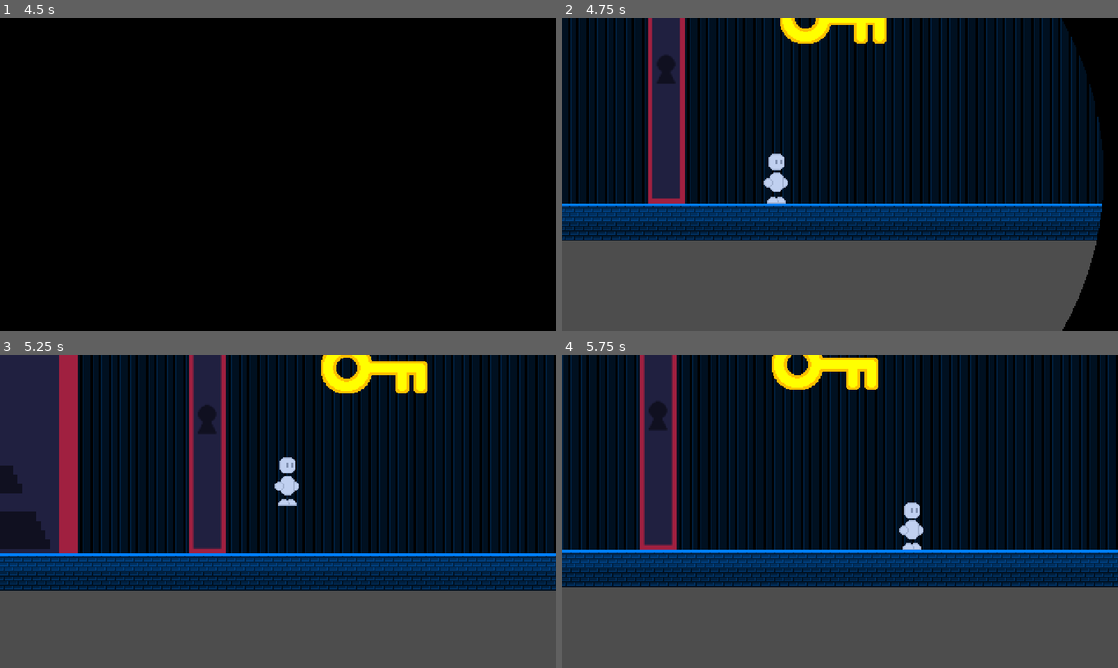
Above: before the commit, frames 1-4 (two rows, left to right).
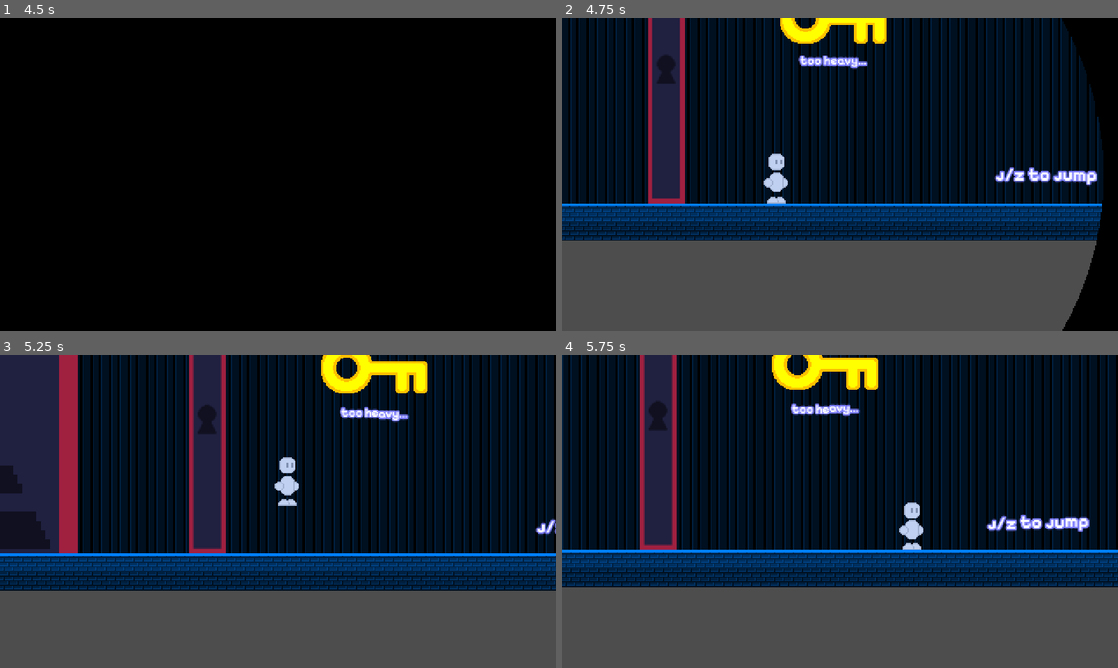
Above: after the commit, the same moments.

Repository: beatrixwashere/fourfold_gmtk2024
Game: Godot game, scene res://scenes/menu.tscn
Two runs of this game, one before a commit and one after it. Both use one fixed random seed, a clock stepped at 60 frames per second and the inputs below.
Inputs:
- Up to frame 1 (4.5 s): tap Enter at 0.5 s; hold D 0.53-2.03 s; tap Space at 0.6, 0.77, 1.07, 1.52, 1.55, 1.82, 2.3, 3.02, 3.05, 3.32, 3.77, 3.8, 4.07, 4.35 s; tap J at 1.35 s; hold A 2.03-2.78 s; tap Z at 2.1 s; hold D 2.78-4.28 s; tap K at 2.85 s; tap X at 3.6 s; hold A from 4.28 s (still down)
- Up to frame 2 (4.75 s): keep holding A; tap Space at 4.52 s
- Up to frame 3 (5.25 s): tap Space at 4.82 s; release A at 5.03 s; hold D from 5.03 s (still down); tap J at 5.1 s
- Up to frame 4 (5.75 s): keep holding D; tap Space at 5.3 s

Frame 1 is identical in both runs. In frame 2, 1.0% of the frame differs, in the area x 42-97%, y 12-54%; in frame 3, 0.5%; in frame 4, 1.0%, in the area x 41-95%, y 15-57%.

Commit message:
add labels to tutorial

Diff:
--- a/scenes/rooms/tutorial.tscn
+++ b/scenes/rooms/tutorial.tscn
@@ -1,8 +1,9 @@
-[gd_scene load_steps=9 format=4 uid="uid://cb2yvshes21lv"]
+[gd_scene load_steps=10 format=4 uid="uid://cb2yvshes21lv"]
 
 [ext_resource type="TileSet" uid="uid://brial8myoctm2" path="res://images/tileset.tres" id="1_vopid"]
 [ext_resource type="PackedScene" uid="uid://broito75fru0g" path="res://scenes/special/crackedblock.tscn" id="2_8elqb"]
 [ext_resource type="PackedScene" uid="uid://p0dqpquap4b6" path="res://scenes/player.tscn" id="2_feooo"]
+[ext_resource type="FontFile" uid="uid://dvj208w51fakp" path="res://images/fonts/pixelfysans_bold.ttf" id="2_p30up"]
 [ext_resource type="PackedScene" uid="uid://fvxapc2fmwyp" path="res://scenes/special/growthpotion.tscn" id="3_oip7j"]
 [ext_resource type="Script" path="res://scripts/game/game_camera.gd" id="4_0phxv"]
 [ext_resource type="PackedScene" uid="uid://d00eew1ufm7yu" path="res://scenes/special/key.tscn" id="8_r7jdk"]
@@ -30,6 +31,61 @@
 tile_map_data = PackedByteArray("AADc/wIAAAABAAAAAADd/wIAAAABAAAAAADe/wIAAAABAAAAAADf/wIAAAABAAAAAADg/wIAAAABAAAAAADh/w …(5200 unchanged characters)…
 tile_set = ExtResource("1_vopid")
 rendering_quadrant_size = 32
+
+[node name="labels" type="Control" parent="."]
+texture_filter = 1
+layout_mode = 3
+anchors_preset = 0
+
+[node name="key" type="RichTextLabel" parent="labels"]
+layout_mode = 0
+offset_left = -112.0
+offset_top = -96.0
+offset_right = -16.0
+offset_bottom = -64.0
+theme_override_colors/font_outline_color = Color(0.501961, 0.501961, 1, 1)
+theme_override_constants/outline_size = 5
+theme_override_fonts/normal_font = ExtResource("2_p30up")
+theme_override_font_sizes/normal_font_size = 10
+bbcode_enabled = true
+text = "[wave amp=15.0 freq=5.0 connected=1][center]too heavy...[/center][/wave]"
+
+[node name="jump" type="RichTextLabel" parent="labels"]
+layout_mode = 0
+offset_left = 56.0
+offset_right = 184.0
+offset_bottom = 24.0
+theme_override_colors/font_outline_color = Color(0.501961, 0.501961, 1, 1)
+theme_override_constants/outline_size = 5
+theme_override_fonts/normal_font = ExtResource("2_p30up")
+theme_override_font_sizes/normal_font_size = 15
+bbcode_enabled = true
+text = "[wave amp=15.0 freq=5.0 connected=1][center]j/z to jump[/center][/wave]"
+
+[node name="dash" type="RichTextLabel" parent="labels"]
+layout_mode = 0
+offset_left = 768.0
+offset_right = 896.0
+offset_bottom = 24.0
+theme_override_colors/font_outline_color = Color(0.501961, 0.501961, 1, 1)
+theme_override_constants/outline_size = 5
+theme_override_fonts/normal_font = ExtResource("2_p30up")
+theme_override_font_sizes/normal_font_size = 15
+bbcode_enabled = true
+text = "[wave amp=15.0 freq=5.0 connected=1][center]k/x to dash[/center][/wave]"
+
+[node name="potion" type="RichTextLabel" parent="labels"]
+layout_mode = 0
+offset_left = 1280.0
+offset_top = -256.0
+offset_right = 1408.0
+offset_bottom = -232.0
+theme_override_colors/font_outline_color = Color(0.501961, 0.501961, 1, 1)
+theme_override_constants/outline_size = 5
+theme_override_fonts/normal_font = ExtResource("2_p30up")
+theme_override_font_sizes/normal_font_size = 15
+bbcode_enabled = true
+text = "[wave amp=15.0 freq=5.0 connected=1][center]jump in![/center][/wave]"
 
 [node name="floor" parent="." instance=ExtResource("10_0q2kx")]
 position = Vector2(-416, -96)
